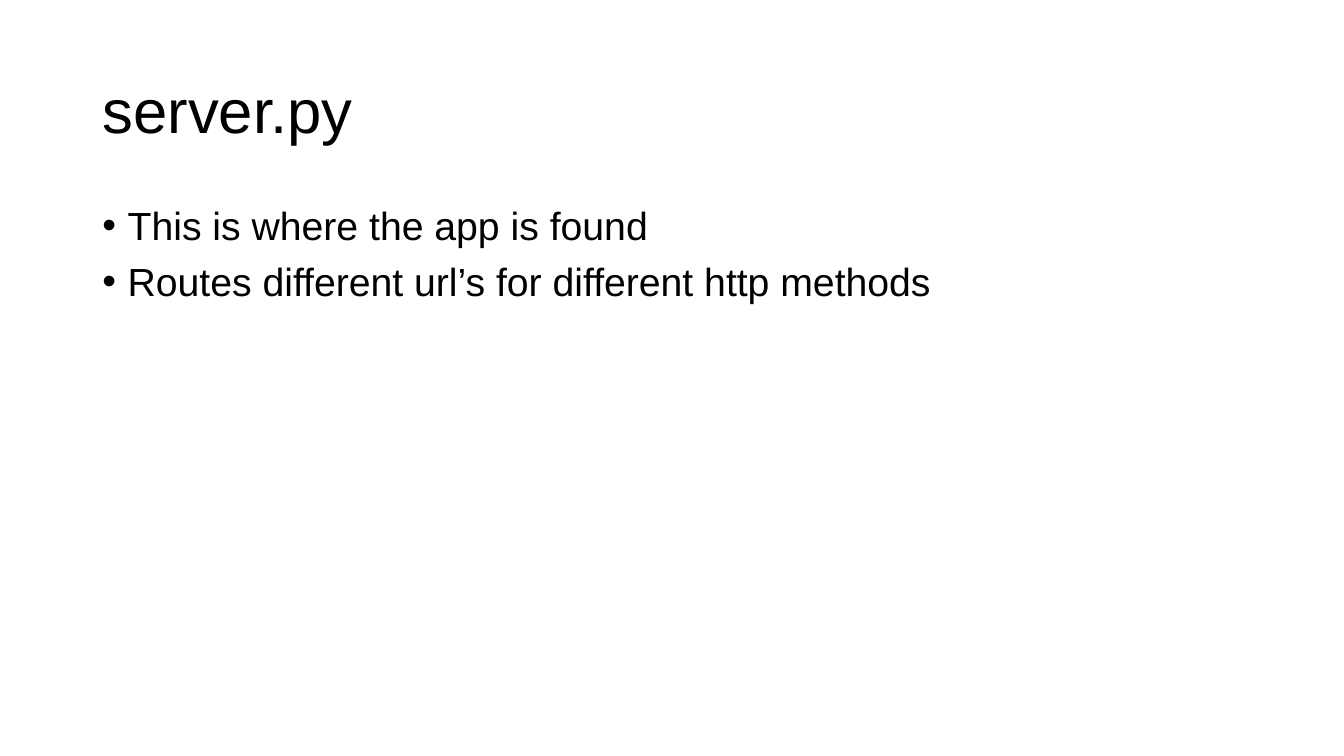
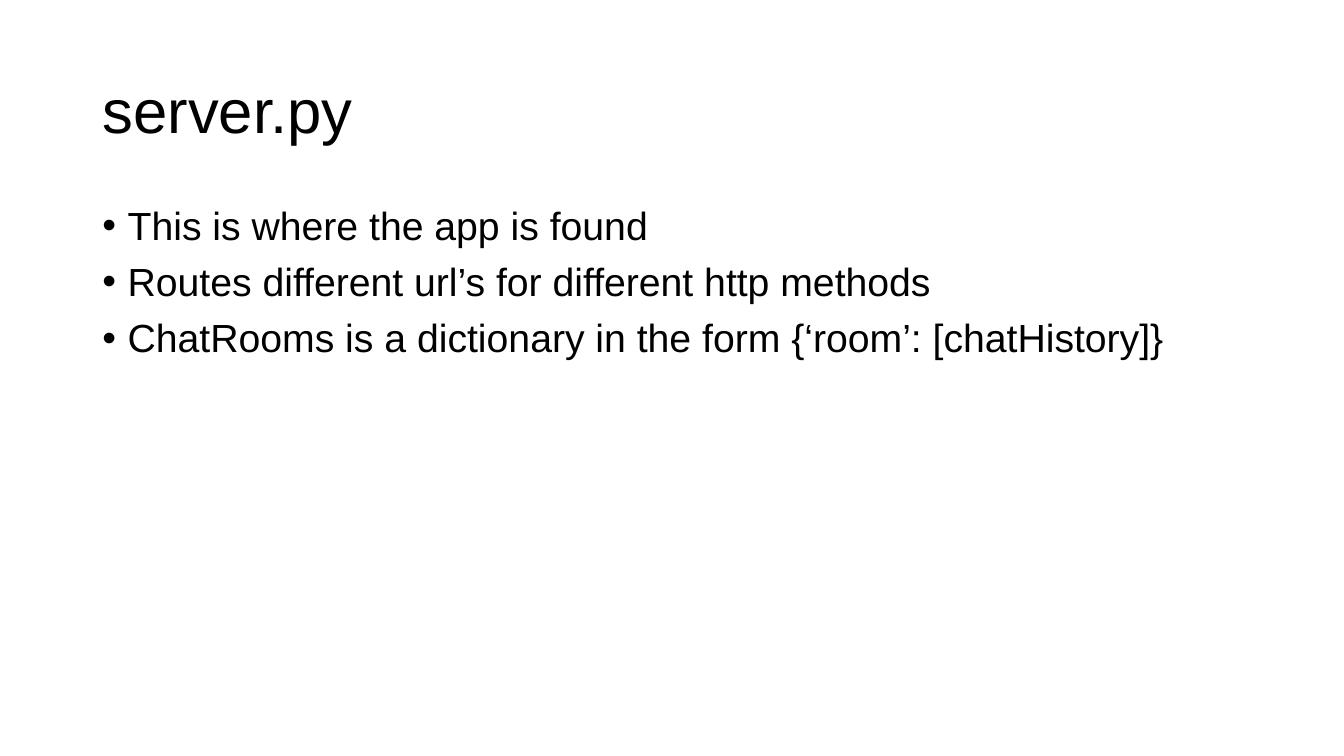
Before and after one commit to gmfk07/iu2018-backend, a slide deck: slide 7 of iu-spec-backend.pptx. Drawn at 1344x756 pixels with LibreOffice and Linux fonts; fonts in the diff are those of the drawing. Boxes give left, top, right and bottom in pixels: in the first picture for what was removed or moved away, otherwise in the second. Text is boxed around its words. In the diff, an @@ line names an element or a change of style, - is before the commit and + after.

```diff
--- a/iu-spec-backend.pptx
+++ b/iu-spec-backend.pptx
@@ text at [128,323,1164,360]: paragraph added @@
+• ChatRooms is a dictionary in the form {‘room’: [chatHistory]}
```
Also in this commit, not shown: 3 other files.
